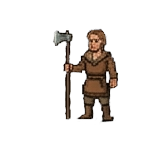
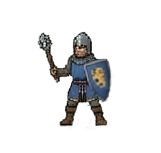
The second (161, 153) image is a revision of the first. Changes to its layers:
added group "player" with 46 layers above "bot" over [37, 28, 119, 130]
added group "maseman #1" with 4 layers in group "player" over [37, 28, 118, 130]
added layer "maseman4 #1" in group "maseman #1" over [37, 31, 116, 130]
hid group "peasant" (4 layers), moved it into group "player" over [38, 28, 119, 127]
